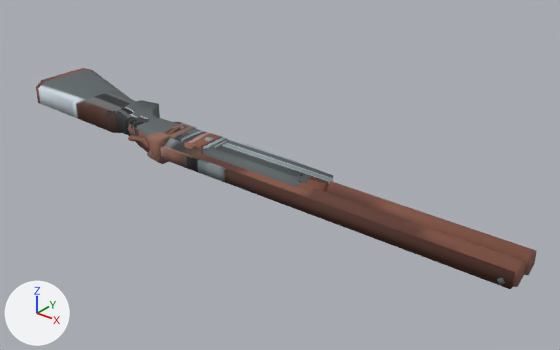
A saved change to the FBX model batDemo/Assets/GameAssets/battleAssets/Weapon/ShotGun/ShotGun_S686_Base_0_Mod.FBX.
Both versions are drawn from a camera (50 mm lens) standing at (1.248, -1.193, 0.71) and looking at (0.27, 0.03, -0.048). Arrows for +X, +Y and +Z are at lower left; the lights stay in place. Where no turn or scale is listed for an object, it has been applied to the vertices.

Names of what the first picture shows: 'ShotGun_S686_Base_0_Mod'.
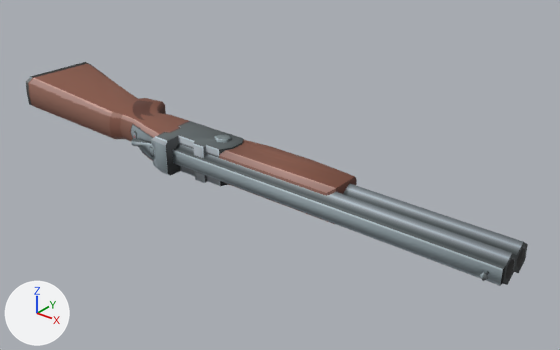
Changed parts and their boxes [x1, y1, x2, y2] in the pictures (560 x 350 px; the box of a moved part takes in the faces that stretch with it):
'ShotGun_S686_Base_0_Mod', reshaped, moved: before [36, 68, 537, 289]; after [26, 62, 528, 286]
part 1 of me_mesh, moved or reshaped: before [129, 128, 134, 135]; after [132, 131, 137, 139]
part 2 of me_mesh, moved or reshaped: before [128, 135, 150, 152]; after [131, 139, 155, 160]
part 3 of me_mesh, moved or reshaped: before [497, 277, 505, 285]; after [479, 272, 488, 281]
part 4 of me_mesh, added: after [214, 134, 232, 143]
part 5 of me_mesh, rebuilt (73% wider, 57% taller): before [36, 68, 227, 171]; after [26, 62, 357, 224]
part 6 of me_mesh, rebuilt: before [201, 139, 333, 191]; after [172, 144, 528, 286]
part 7 of me_mesh, deleted (brown): before [324, 181, 537, 275]
part 8 of me_mesh, cut back (brown): before [160, 138, 526, 289]

What changed in the scene script:
```text
Change me_mesh:
    used by ob_shotgun_s686_base_0_mod; location = (0.0, 0.0, 0.0)
    remove me_mesh.from_pydata(...)  # 291 vertices, 511 faces; spans x -0.492..0.878, y -0.14..0.117, z -0.033..0.033
    add me_mesh.from_pydata(...)  # 325 vertices, 591 faces; spans x -0.54..0.828, y -0.146..0.128, z -0.048..0.048
    me_mesh part 1: the loose piece of 12 vertices spanning x -0.101..-0.074, y -0.092..-0.076, z -0.009..0.009 is scaled about the mesh origin by (1.1, 1.1, 1.41)
    me_mesh part 2: the loose piece of 24 vertices spanning x -0.069..0.017, y -0.122..-0.096, z -0.014..0.014 is scaled about the mesh origin by (1.1, 1.1, 1.41)
    me_mesh part 3: the loose piece of 6 vertices spanning x 0.855..0.87, y -0.14..-0.125, z -0.008..0.008 is scaled about its middle by (1.1, 1.1, 1.27), then moved by (-0.059, -0.005, 0.0)
    me_mesh part 4: a new loose piece, a 6-sided cylinder along z spanning x 0.132..0.167, y -0.075..-0.035, z -0.048..0.048, in mat_material__34 (picture img_shotgun_s686_base_0_mod_png)
    me_mesh part 5: the loose piece of 119 vertices spanning x -0.492..0.175, y -0.128..0.117, z -0.03..0.03 is rebuilt with 187 vertices and now spans x -0.54..0.472, y -0.141..0.128, z -0.043..0.043
    me_mesh part 6: the loose piece of 30 vertices spanning x 0.157..0.462, y -0.104..-0.014, z -0.028..0.028 is rebuilt with 24 vertices and now spans x 0.051..0.828, y -0.123..-0.02, z -0.032..0.032
    me_mesh part 7: the loose piece of 12 vertices spanning x 0.051..0.878, y -0.071..-0.026, z -0.026..0.026 is deleted
    me_mesh part 8
    20 vertices are removed from x 0.051..0.878, y -0.125..-0.071, z -0.026..0.026
    30 faces are deleted
    12 vertices are added at x 0.801..0.807, y -0.133..-0.122, z -0.003..0.003
    16 new faces join them
Change ob_shotgun_s686_base_0_mod:
    ob_shotgun_s686_base_0_mod.location: (0.0, 0.0, 0.0) -> (0.031, 0.0, 0.0)
```
